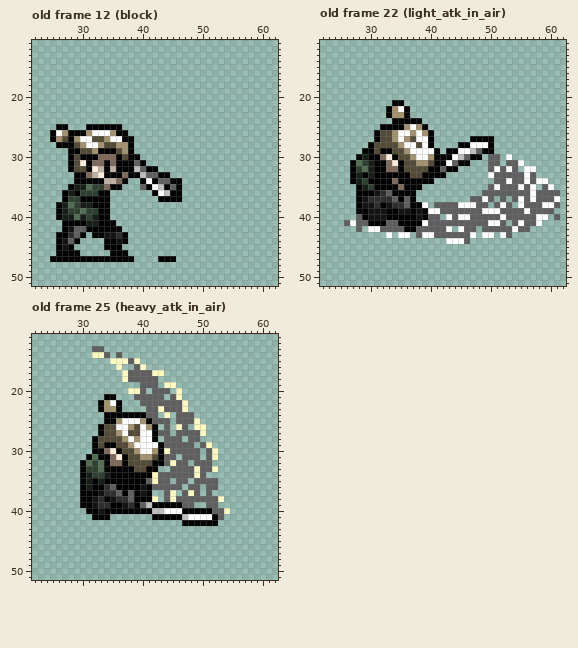
Pixel-art file: honki/hero/new_character_design_demo.aseprite. This is how it looked before the edit.
64x64 pixels, 34 frames. Shown: old frame 12 (block): x 22..62, y 11..51; old frame 22 (light_atk_in_air): x 22..62, y 11..51; old frame 25 (heavy_atk_in_air): x 22..62, y 11..51. The commit also changed other frames, which this record leaves out.
The result:
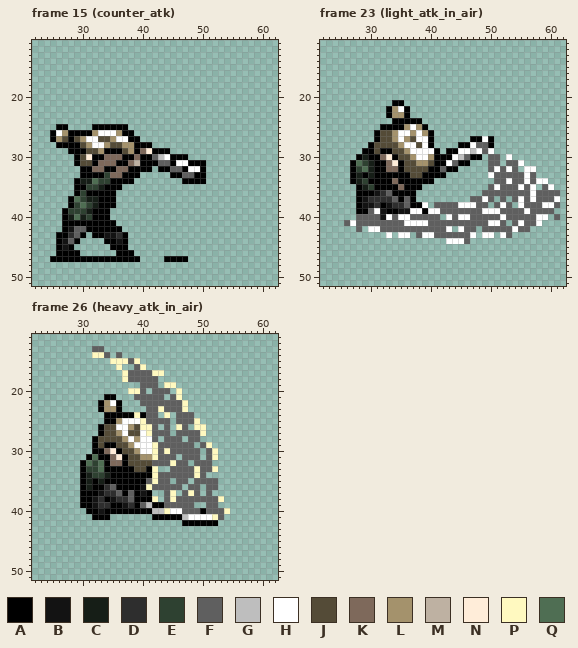
Palette (. is transparent): A #000000  B #131313  C #161e17  D #2e2e2e  E #2e4131  F #5f5f5f  G #bebebe  H #ffffff  J #544b37  K #7e695b  L #a4926c  M #beb1a2  N #ffedd9  P #fff9c0  Q #4f6e53
A new or re-ordered frame is compared with the old frame closest to it.
Changes in this commit:
frames 34 -> 37
layer "Layer 1" now shown
Changed rows in their new state; - is an unchanged pixel.
Frame 15 (counter_atk) is new; against old frame 12 (block), layers "workspace", "works layer":
first column x 26:
25 -----.-----A-------------
26 -----AL--HL-A------------
27 ---JL-H-JL-H-A-----------
28 ---AJL-HL-J-LAAA---------
29 ----A-JL--AJLAKNAAA------
30 --.AJN-A--KA-KAAFGHAAA---
31 --.AJJA-K---KM-AAFFAHHAAA
32 --..A-KK-AKK-AA-.AAFFAHHA
33 ---.-AAAEKKA--.....AAFFAA
34 ----CCQEEAA-A-.......AAAA
35 --.AAE-CA-----.......----
36 -..--AA--A------.....----
37 -.AQECC--A-------....----
38 ..A-QEC--A---------------
39 .A--ECA------------------
40 .A----A------------------
41 -----AA------------------
first column x 34:
45 .--A----------
46 -.--A---------
47 -----A---.--AA
Frame 23 (light_atk_in_air) against old frame 22 (light_atk_in_air), layer "Layer 1":
first column x 48:
27 -H-
28 FF-
29 HFH
first column x 29:
39 -FH-----HH-
40 FFF-HFHHFFF
41 -FFF--FHHH-
42 -------FF--
Frame 26 (heavy_atk_in_air) against old frame 25 (heavy_atk_in_air), layer "Layer 1":
first column x 39:
24 P-------------
25 -PF-----------
26 -PPF----------
27 --PF----------
28 ---F----------
29 ---PF---------
30 ---PF---------
31 ---PF---------
32 ---FF---------
33 ---P----------
36 --P-----------
39 -----FFF------
40 -----P--FFF-F-
41 -------------P
Pixel boxes of the changes (left, top, right, bottom) in both pictures:
changed: (56, 124, 206, 262)
changed: (476, 136, 494, 154)
changed: (362, 208, 428, 232)
changed: (134, 412, 218, 520)
